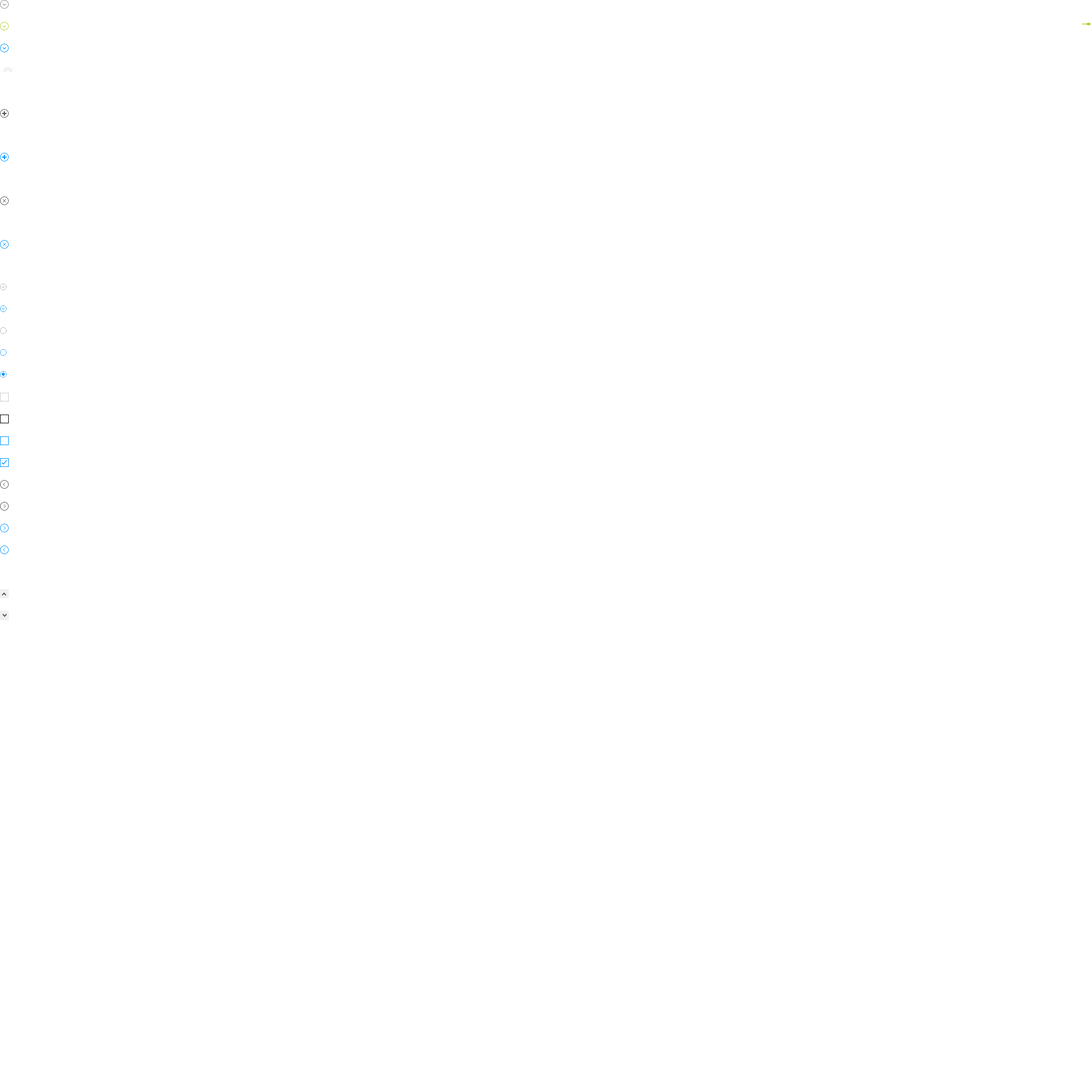
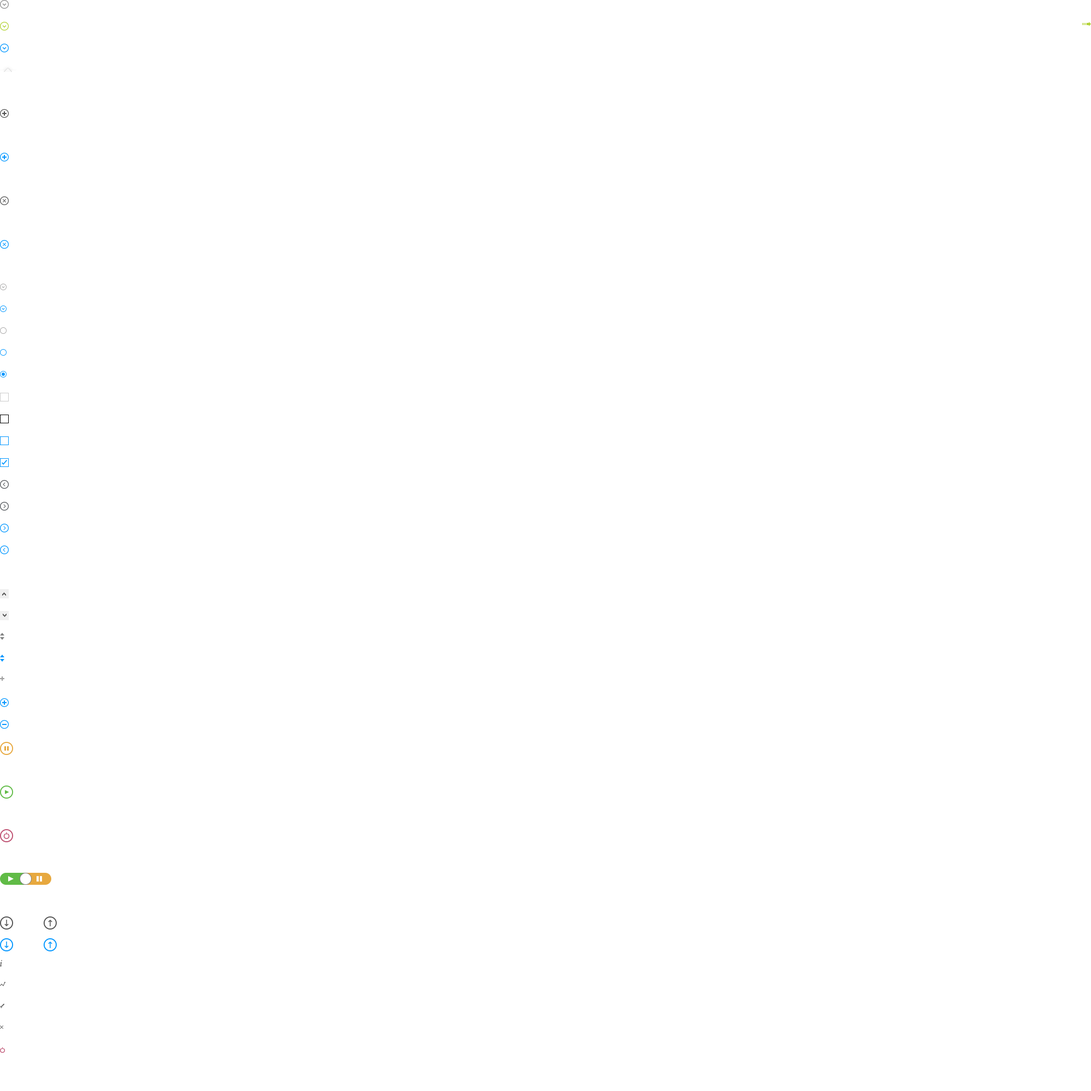
The second w=1091, h=1091 image is a revision of the first. Changes to its layers:
added layer "Polygon 1 copy 7" above "off" over [left=0, top=654, right=5, bottom=662]
added layer "off" above "pause copy 28" over [left=0, top=829, right=14, bottom=843]
added layer "pause copy 28" above "arrow-thin-down copy 3" over [left=19, top=873, right=52, bottom=886]
added layer "arrow-thin-down copy 3" (1st of 2) above "arrow-thin-down copy" over [left=43, top=938, right=57, bottom=952]
added layer "arrow-thin-down copy" above "arrow-thin-down copy 3" over [left=0, top=938, right=14, bottom=952]
added layer "arrow-thin-down copy 3" (2nd of 2) above "arrow-down copy 21" over [left=43, top=916, right=57, bottom=930]
added layer "off copy" above "close copy 30" over [left=0, top=1047, right=5, bottom=1054]
added layer "close copy 30" above "officine copy 45" over [left=0, top=1026, right=4, bottom=1030]
added layer "officine copy 45" (2nd of 2) above "chart-down copy 29" over [left=0, top=1004, right=5, bottom=1009]
added layer "chart-down copy 29" (2nd of 2) above "information" over [left=0, top=982, right=6, bottom=987]
added layer "information" above "arrow-thin-down copy 2" over [left=0, top=960, right=3, bottom=968]
added layer "arrow-thin-down copy 2" above "play copy 19" over [left=0, top=916, right=14, bottom=930]
added layer "play copy 19" above "play copy 10" over [left=0, top=873, right=32, bottom=886]
added layer "play copy 10" above "pause copy 5" over [left=0, top=785, right=14, bottom=799]
added layer "pause copy 5" above "plus copy 8" over [left=0, top=742, right=14, bottom=756]
added layer "plus copy 8" above "plus copy 9" over [left=0, top=720, right=9, bottom=730]
added layer "plus copy 9" above "plus copy 2" over [left=0, top=698, right=9, bottom=708]
added layer "plus copy 2" (55%) above "Layer 3" over [left=0, top=676, right=5, bottom=682]
added layer "Layer 3" above "Layer 2 copy" over [left=0, top=633, right=5, bottom=641]
